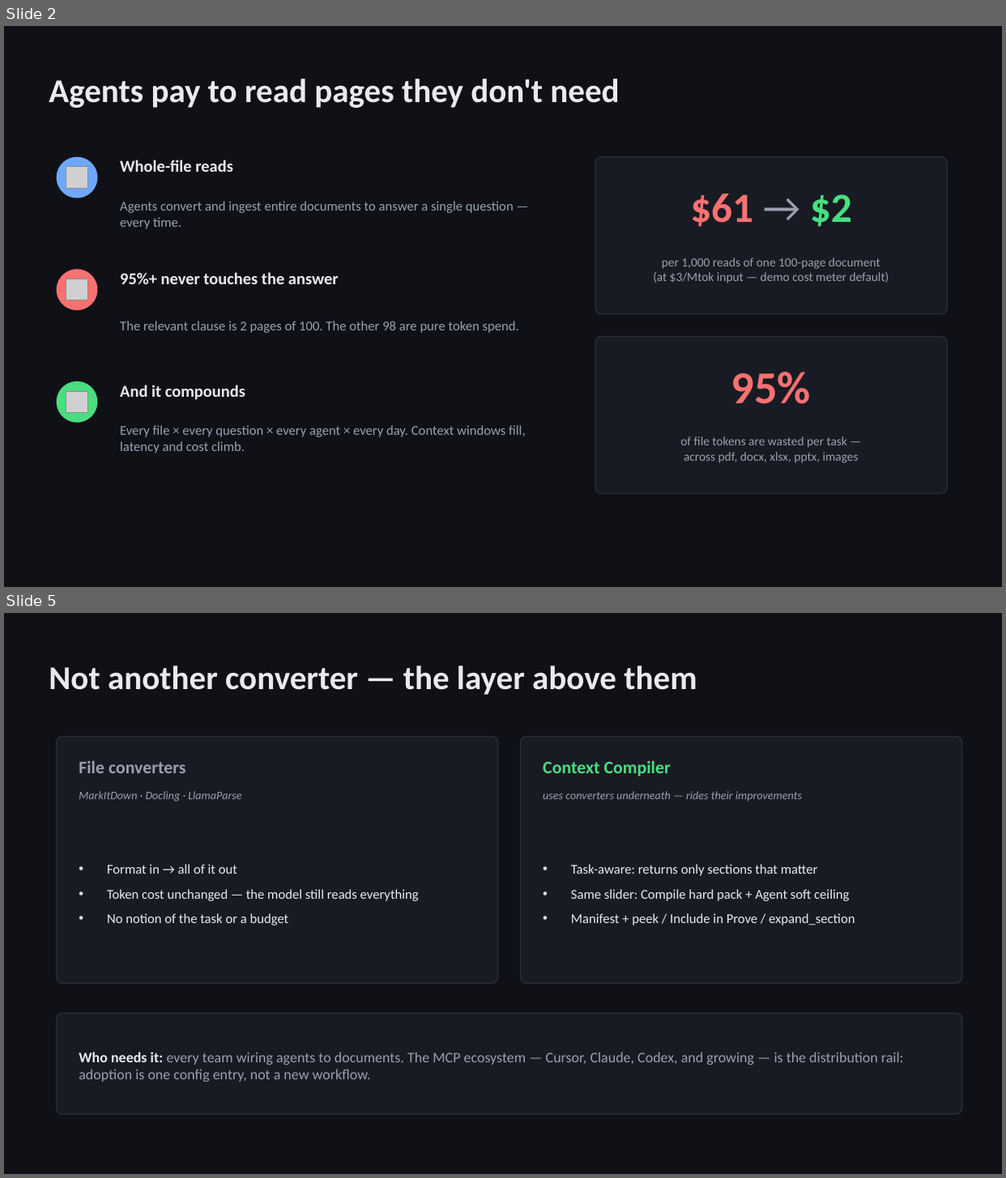
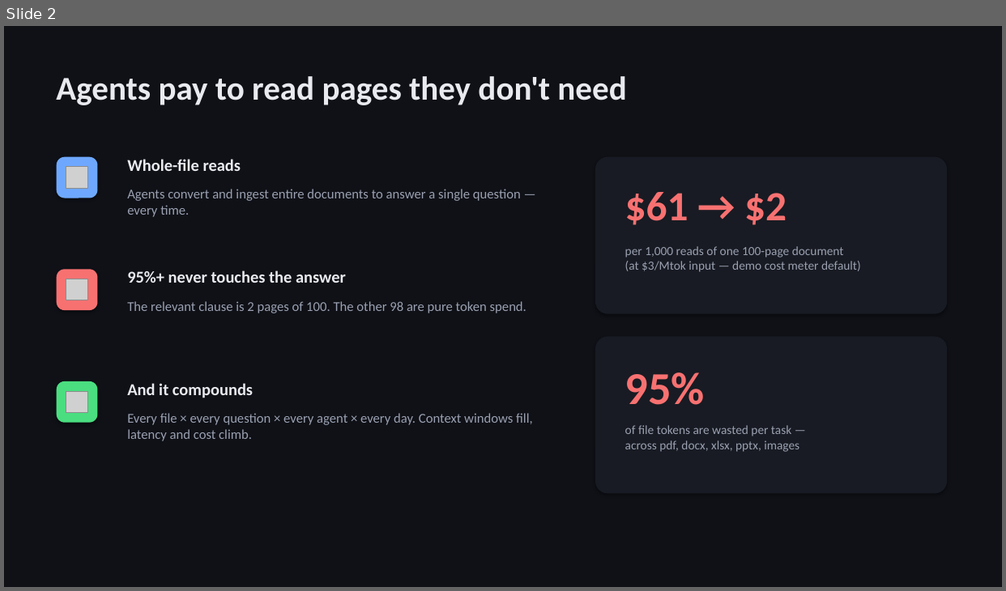
Before and after one commit to shenba1712/context-compiler, a slide deck: pitch/context-compiler-pitch.pptx. Shown one above the other, each under a label of ours: slides 2 and 5 before the commit, slide 2 after it; the slides between them are not shown. The pictures are 1006x1178 and 1006x591 pixels, drawn with LibreOffice and Linux fonts; fonts in the diff are those of the drawing; grey boxes stand for pictures. Boxes give left, top, right and bottom in pixels: in the first picture for what was removed or moved away, otherwise in the second. Text is boxed around its words. In the diff, an @@ line names an element or a change of style, - is before the commit and + after.

```diff
--- a/pitch/context-compiler-pitch.pptx
+++ b/pitch/context-compiler-pitch.pptx
@@ slide 5 removed at <box>4,613,1002,1174</box>, background #0F1117 @@
@@ text removed at <box>49,666,697,695</box> @@
-Not another converter — the layer above them
@@ rounded rectangle removed at <box>57,736,498,983</box> @@
@@ rounded rectangle removed at <box>521,736,962,983</box> @@
@@ text removed at <box>79,760,186,773</box> @@
-File converters
@@ text removed at <box>543,760,671,777</box> @@
-Context Compiler
@@ text removed at <box>79,791,241,802</box> @@
-MarkItDown · Docling · LlamaParse
@@ text removed at <box>543,791,802,801</box> @@
-uses converters underneath — rides their improvements
@@ text removed at <box>107,864,419,926</box> @@
-• Format in → all of it out
-• Token cost unchanged — the model still reads everything
-• No notion of the task or a budget
@@ text removed at <box>571,864,854,926</box> @@
-• Task-aware: returns only sections that matter
-• Same slider: Compile hard pack + Agent soft ceiling
-• Manifest + peek / Include in Prove / expand_section
@@ rounded rectangle removed at <box>57,1013,962,1114</box> @@
@@ text removed at <box>79,1052,904,1082</box> @@
-Who needs it: every team wiring agents to documents. The MCP ecosystem — Cursor, Claude, Codex, and growing — is the distribution rail: adoption is one config entry, not a new workflow.
@@ slide 2 changed as well @@
@@ rounded rectangle at <box>595,157,948,314</box>: outline #2A2E3A 1 pt to none; shadow on; proportions changed @@
@@ text "$61 → $2" at <box>625,192,786,225</box>: text colour #9AA0B0 to #F87171, bold on in "→"; text colour #4ADE80 to #F87171 in "$2"; alignment centre to left; vertical alignment middle to top @@
@@ rounded rectangle at <box>595,337,948,494</box>: outline #2A2E3A 1 pt to none; shadow on; proportions changed @@
@@ ellipse to rounded rectangle; shadow on in 3 elements at <box>57,157,98,199</box>, <box>57,269,98,310</box>, <box>57,382,98,423</box> @@
@@ vertical alignment middle to top in 7 elements at <box>56,76,626,105</box>, <box>127,159,241,171</box>, <box>127,189,521,217</box>, <box>127,271,346,283</box>, <box>127,301,526,314</box>, <box>127,383,253,399</box>, <box>127,413,533,442</box> @@
@@ alignment centre to left; vertical alignment middle to top in 3 elements at <box>625,246,861,272</box>, <box>625,373,705,405</box>, <box>625,425,799,452</box> @@
```
Also in this commit, not shown: 4 other slides changed, 1 slide added, 7 other files.
